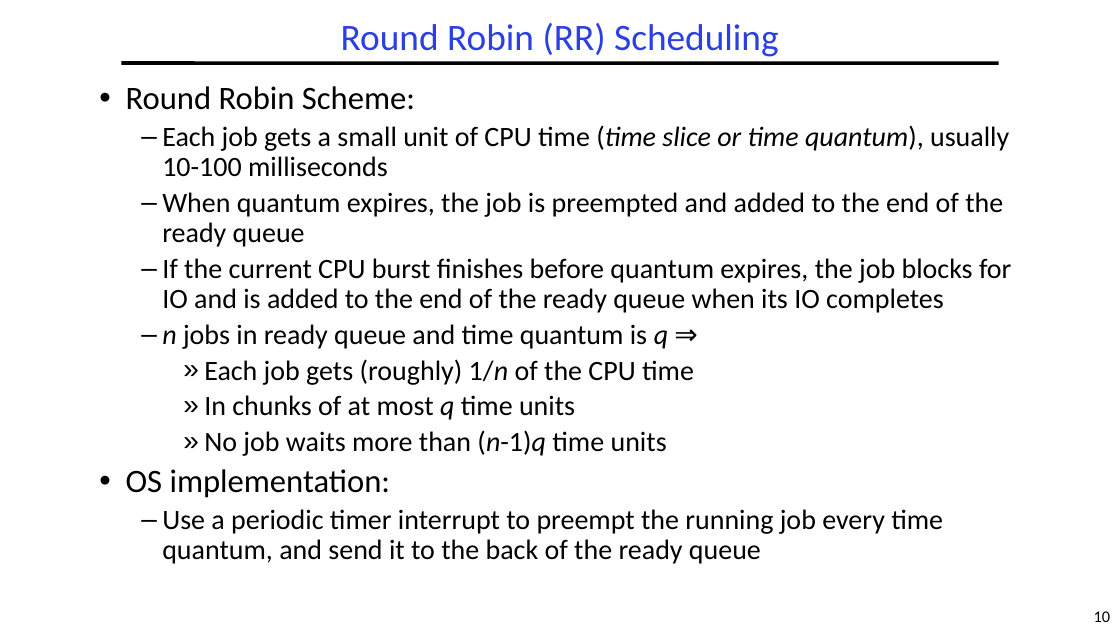
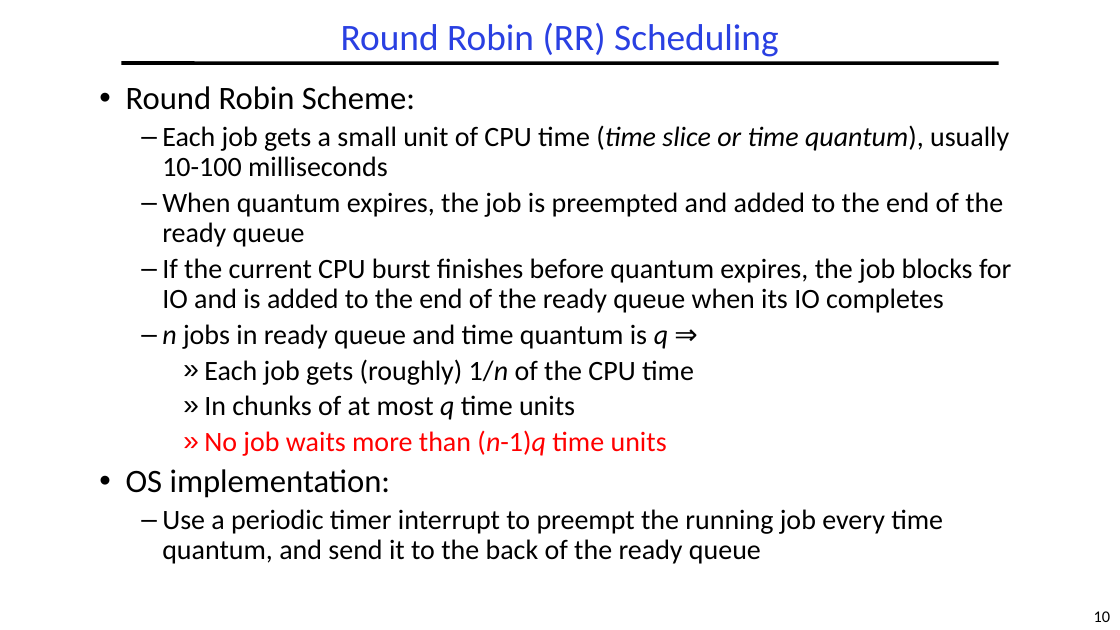
Before and after one commit to guhofstra/CSC112Fa26, a slide deck: slide 10 of PPTs/L5-Scheduling.pptx. Drawn at 1120x630 pixels with LibreOffice and Linux fonts; fonts in the diff are those of the drawing. Boxes give left, top, right and bottom in pixels: in the first picture for what was removed or moved away, otherwise in the second. Text is boxed around its words. In the diff, an @@ line names an element or a change of style, - is before the commit and + after.

```diff
--- a/PPTs/L5-Scheduling.pptx
+++ b/PPTs/L5-Scheduling.pptx
@@ text at (204,430,667,456): text colour #000000 to #FF0000 in "No job waits more than (n-1)q time ..." @@
```
Also in this commit, not shown: 3 other slides changed, 4 other files.
